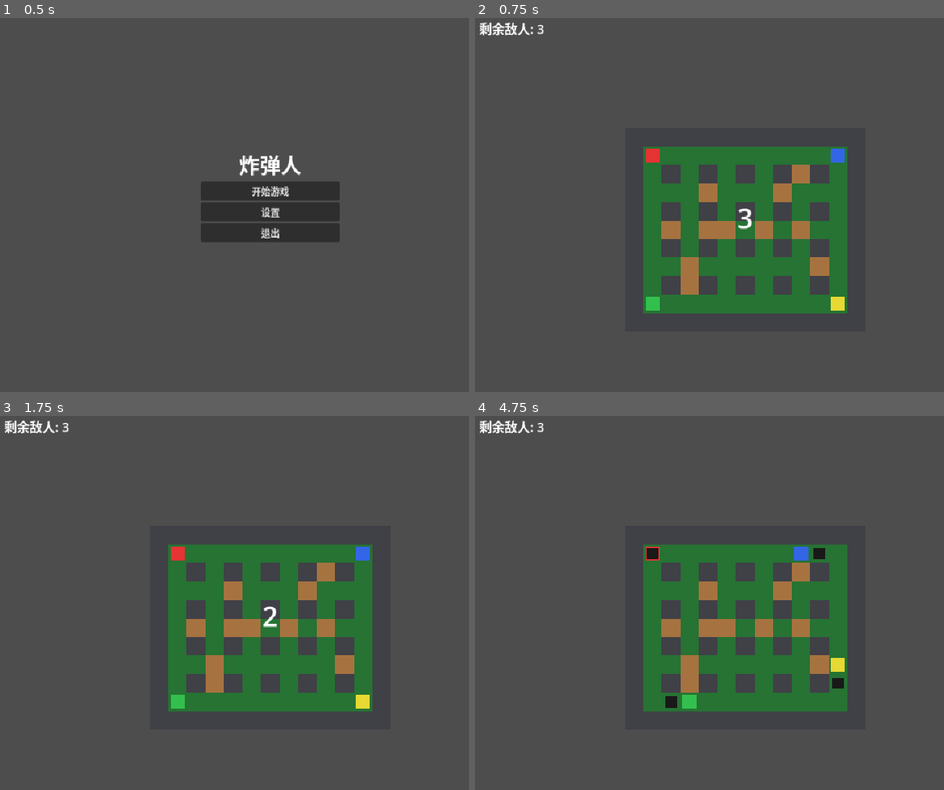
Above: before the commit, frames 1-4 (two rows, left to right).
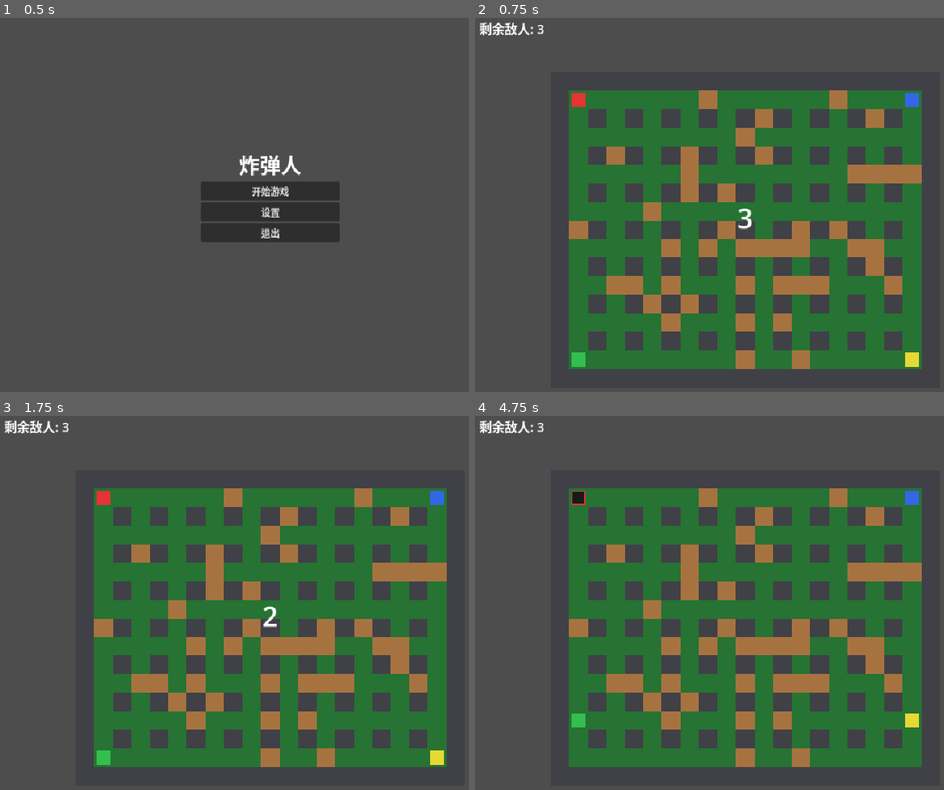
Above: after the commit, the same moments.

Repository: feong/bomb-man
Game: Godot game, scene res://scenes/main_menu.tscn
Two runs of this game, one before a commit and one after it. Both use one fixed random seed, a clock stepped at 60 frames per second and the inputs below.
Inputs:
- Up to frame 1 (0.5 s): no input
- Up to frame 2 (0.75 s): click "开始游戏" at 0.5 s
- Up to frame 3 (1.75 s): tap Enter at 1.25 s; hold Right (move_right) from 1.28 s (still down); hold Space (place_bomb) from 1.28 s (still down)
- Up to frame 4 (4.75 s): release Right (move_right) at 2.03 s; release Space (place_bomb) at 2.03 s; hold Down (move_down) 2.03-2.78 s; tap Space (place_bomb) at 2.1, 3.6 s; tap Enter at 2.75 s; hold Right (move_right) 2.78-3.53 s; hold Space (place_bomb) 2.78-3.53 s; hold Up (move_up) 3.53-4.28 s; hold Left (move_left) from 4.28 s (still down); hold Space (place_bomb) from 4.28 s (still down)

Frame 1 is identical in both runs. In frame 2, 42% of the frame differs, in the area x 20-96%, y 19-94%; in frame 3, 42%; in frame 4, 42%.

Commit message:
feat: 将默认地图网格扩大至 21×17
Co-authored-by: Cursor <cursoragent@cursor.com>

Diff:
--- a/scripts/constants.gd
+++ b/scripts/constants.gd
@@ -1,8 +1,8 @@
 class_name GameConstants
 extends RefCounted
 
-const GRID_WIDTH := 13
-const GRID_HEIGHT := 11
+const GRID_WIDTH := 21
+const GRID_HEIGHT := 17
 const TILE_SIZE := 32
 const MAP_PIXEL_SIZE := Vector2i(GRID_WIDTH * TILE_SIZE, GRID_HEIGHT * TILE_SIZE)
 const WINDOW_SIZE := Vector2i(960, 720)
